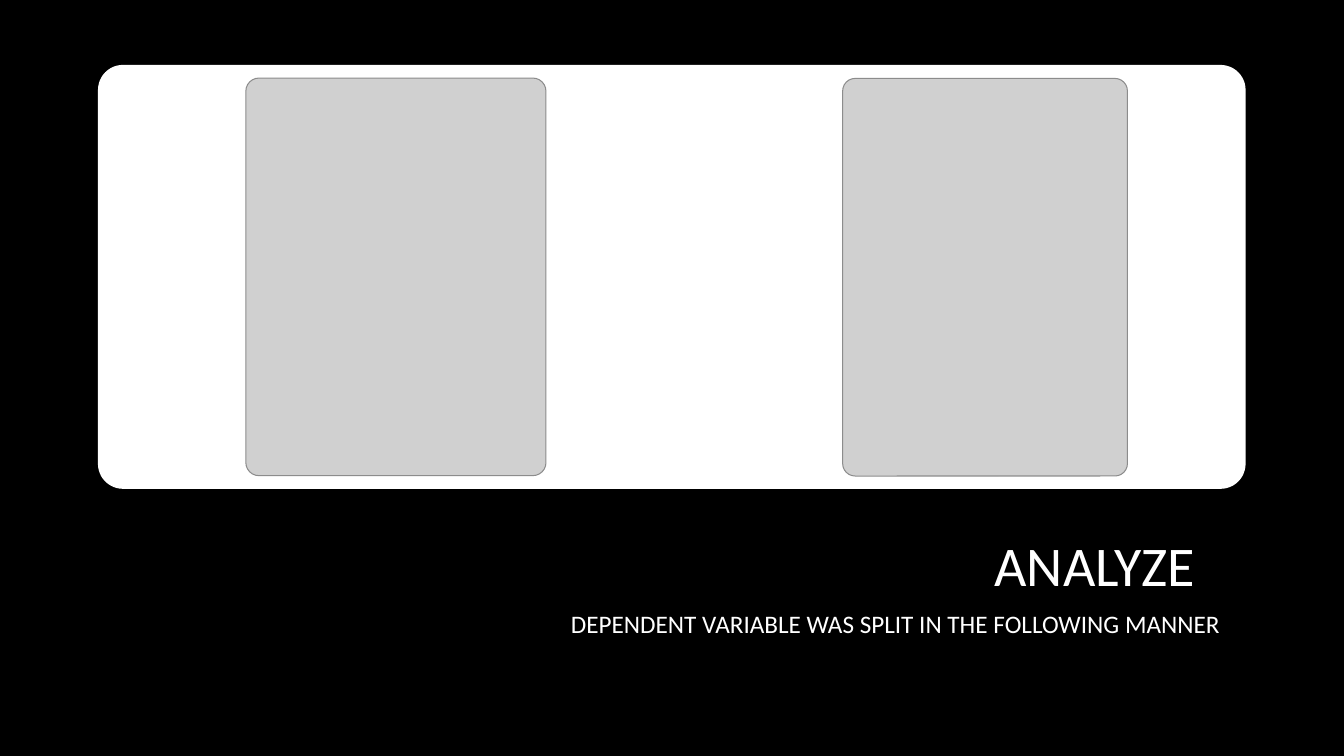
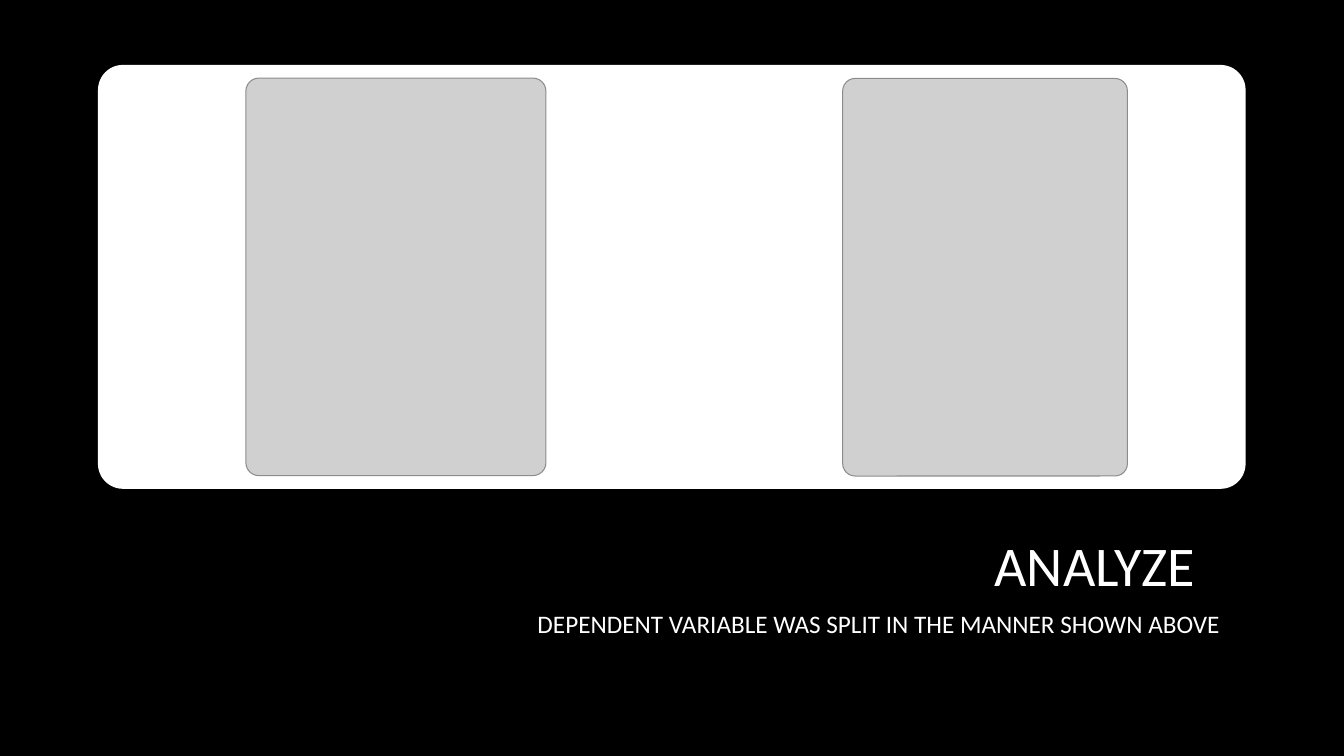
Before and after one commit to danlagos/ANA500-Week-3, a slide deck: slide 34 of Depression and Poverty.pptx. Drawn at 1344x756 pixels with LibreOffice and Linux fonts; fonts in the diff are those of the drawing; grey boxes stand for pictures; background and template pictures are left out. Boxes give left, top, right and bottom in pixels: in the first picture for what was removed or moved away, otherwise in the second. Text is boxed around its words. In the diff, an @@ line names an element or a change of style, - is before the commit and + after.

```diff
--- a/Depression and Poverty.pptx
+++ b/Depression and Poverty.pptx
@@ text at [537,616,1219,633]: text changed @@
-DEPENDENT VARIABLE WAS SPLIT IN THE FOLLOWING MANNER
+DEPENDENT VARIABLE WAS SPLIT IN THE MANNER SHOWN ABOVE
```
Also in this commit, not shown: 8 other slides changed, 1 slide added, 2 other files.
